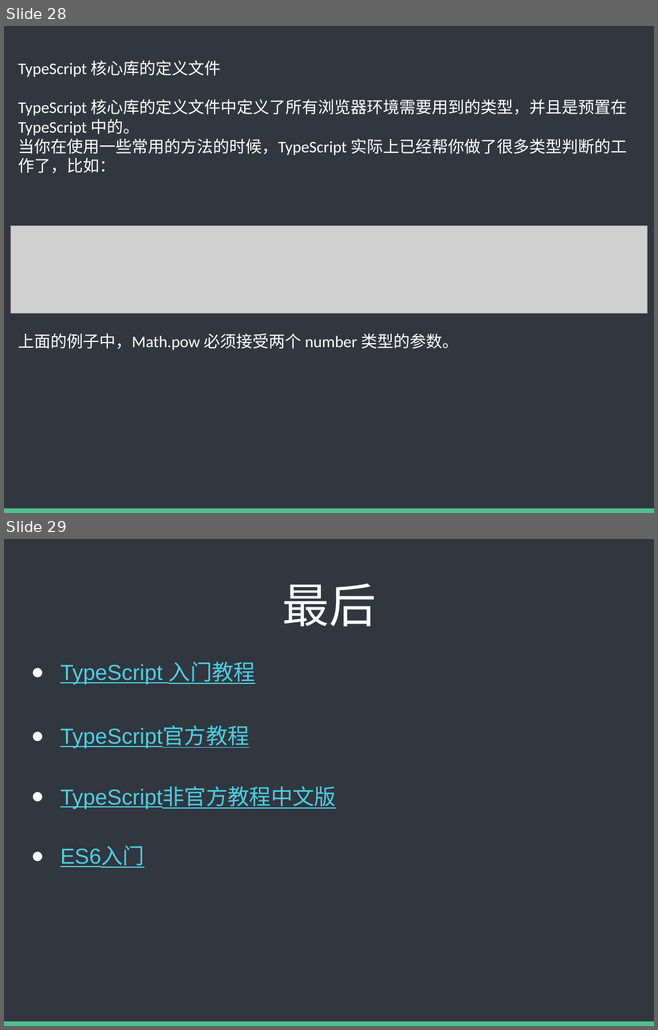
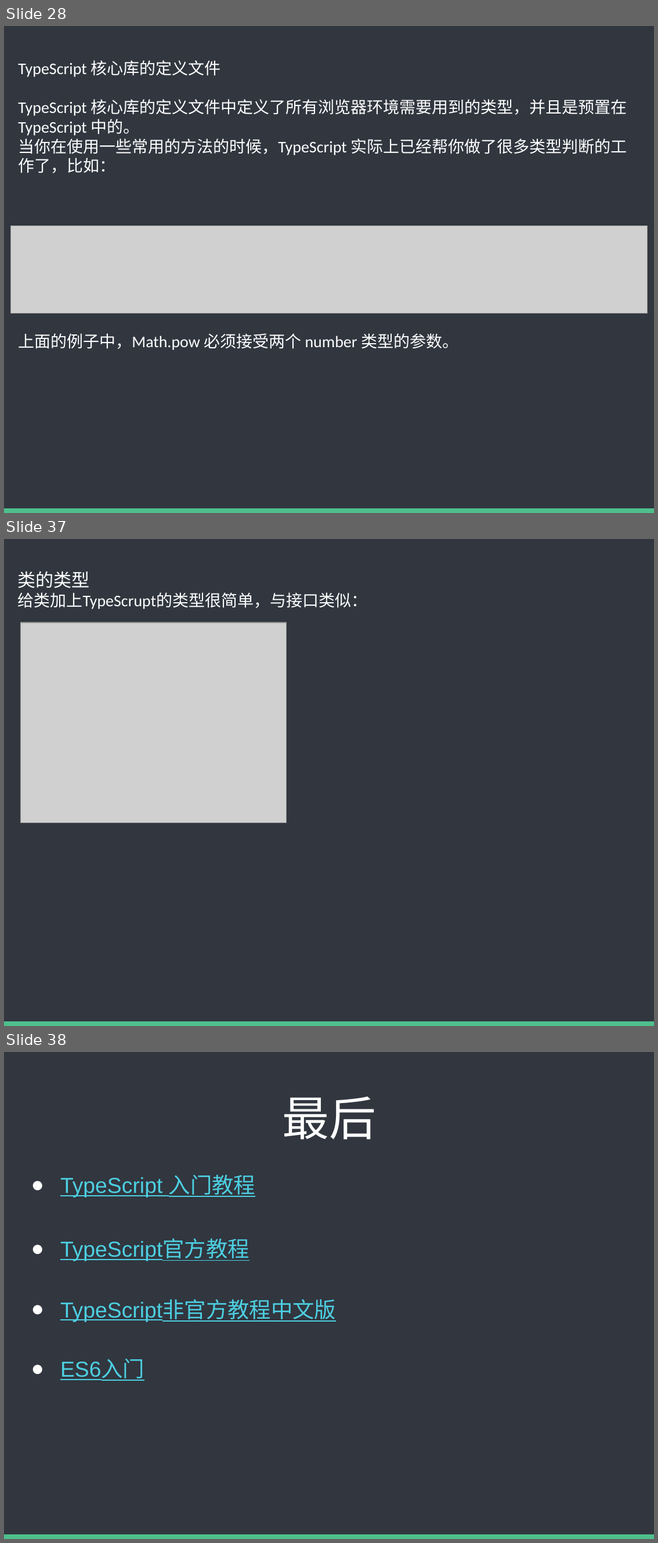
Before and after one commit to baixiaoyu2997/typescript-share, a slide deck: TS内部分享.pptx. Shown one above the other, each under a label of ours: slides 28 and 29 before the commit, slides 28, 37 and 38 after it; the slides between them are not shown. The pictures are 658x1030 and 658x1543 pixels, drawn with LibreOffice and Linux fonts; fonts in the diff are those of the drawing; grey boxes stand for pictures. Boxes give left, top, right and bottom in pixels: in the first picture for what was removed or moved away, otherwise in the second. Text is boxed around its words. In the diff, an @@ line names an element or a change of style, - is before the commit and + after.

```diff
--- a/TS内部分享.pptx
+++ b/TS内部分享.pptx
@@ slide 37 added at (x1=4, y1=539, x2=654, y2=1026), background #FFFFFF; not listed: 2 template elements that a slide beside it also shows @@
@@ text added at (x1=18, y1=571, x2=368, y2=609), 18 pt, text #FFFFFF @@
+类的类型
+给类加上TypeScrupt的类型很简单，与接口类似：
@@ picture added at (x1=20, y1=623, x2=286, y2=823) @@
@@ what was slide 29 is now slide 38 @@
```
Also in this commit, not shown: 1 slide changed, 8 other slides added, 3 other files.
